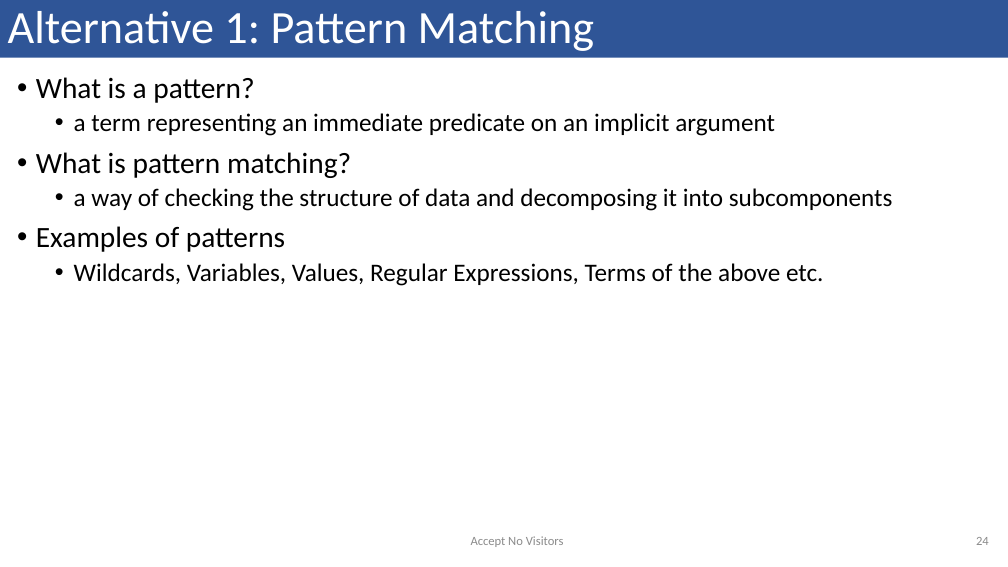
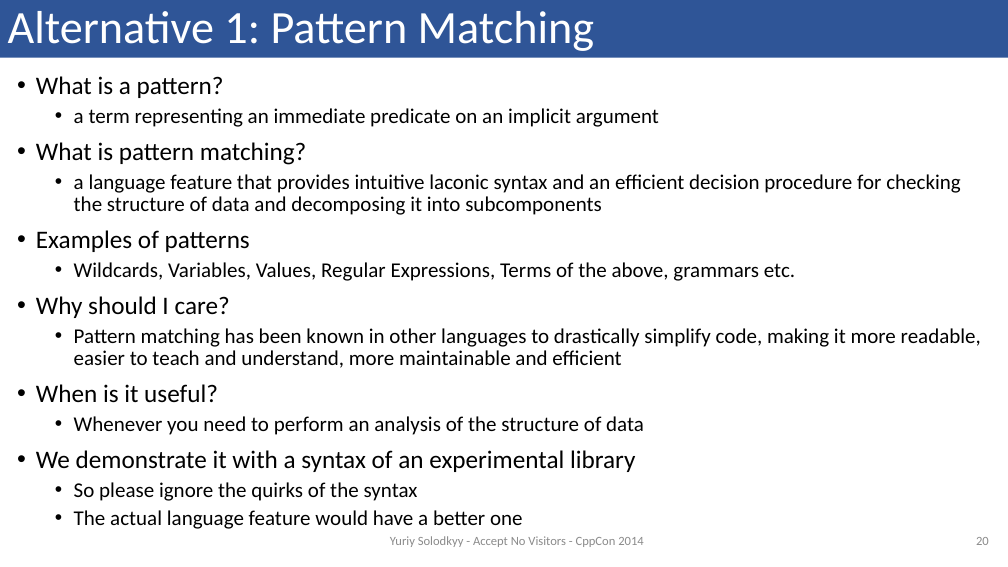
Before and after one commit to solodon4/Mach7, a slide deck: slide 20 of media/presentations/2014-09-12 CppCon.pptx (slide 24 before the commit). Drawn at 1008x567 pixels with LibreOffice and Linux fonts; fonts in the diff are those of the drawing. Boxes give left, top, right and bottom in pixels: in the first picture for what was removed or moved away, otherwise in the second. Text is boxed around its words. In the diff, an @@ line names an element or a change of style, - is before the commit and + after.

Commit message:
Slides actually presented at CppCon 2014

```diff
--- a/media/presentations/2014-09-12 CppCon.pptx
+++ b/media/presentations/2014-09-12 CppCon.pptx
@@ text at (x1=36, y1=76, x2=659, y2=252): size 28 to 24 pt in "What is a pattern?", "What is pattern matching?", "Examples of patterns"; size 24 to 20 pt in "a term representing an immediate predicate on ..." @@
@@ text at (x1=74, y1=174, x2=961, y2=215): text changed; size 24 to 20 pt @@
-  • a way of checking the structure of data and decomposing it into subcomponents
+  • a language feature that provides intuitive laconic syntax and an efficient decision procedure for checking the structure of data and decomposing it into subcomponents
@@ text at (x1=36, y1=262, x2=981, y2=529): text changed; size 24 to 20 pt @@
-  • Wildcards, Variables, Values, Regular Expressions, Terms of the above etc.
+  • Wildcards, Variables, Values, Regular Expressions, Terms of the above, grammars etc.
+• Why should I care?
+  • Pattern matching has been known in other languages to drastically simplify code, making it more readable, easier to teach and understand, more maintainable and efficient
+• When is it useful?
+  • Whenever you need to perform an analysis of the structure of data
+• We demonstrate it with a syntax of an experimental library
+  • So please ignore the quirks of the syntax
+  • The actual language feature would have a better one
@@ text at (x1=390, y1=536, x2=643, y2=547): text changed @@
-Accept No Visitors
+Yuriy Solodkyy - Accept No Visitors - CppCon 2014
@@ page number at (x1=976, y1=537, x2=989, y2=545): text changed @@
-24
+20
```
Also in this commit, not shown: 35 other slides changed, 6 slides added.
